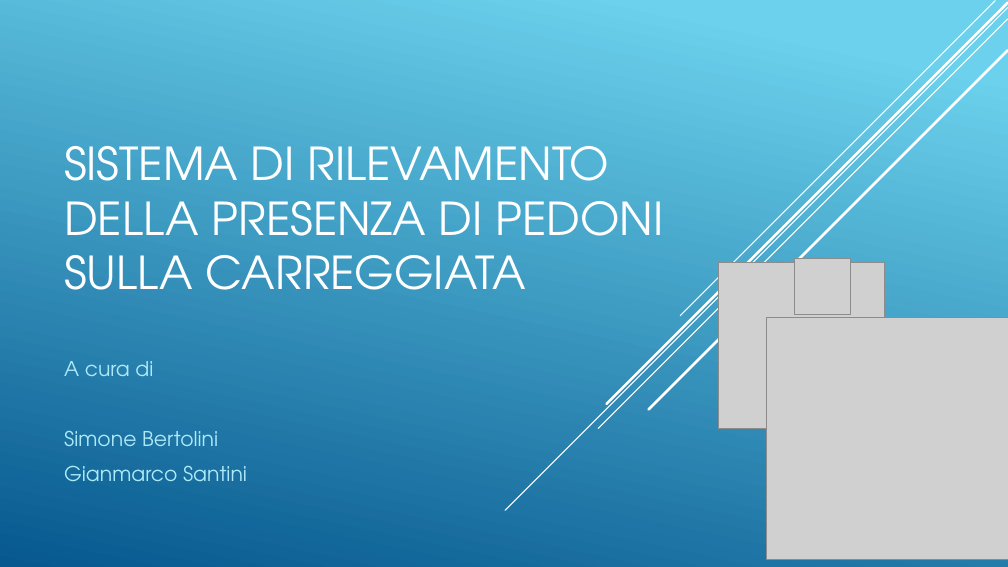
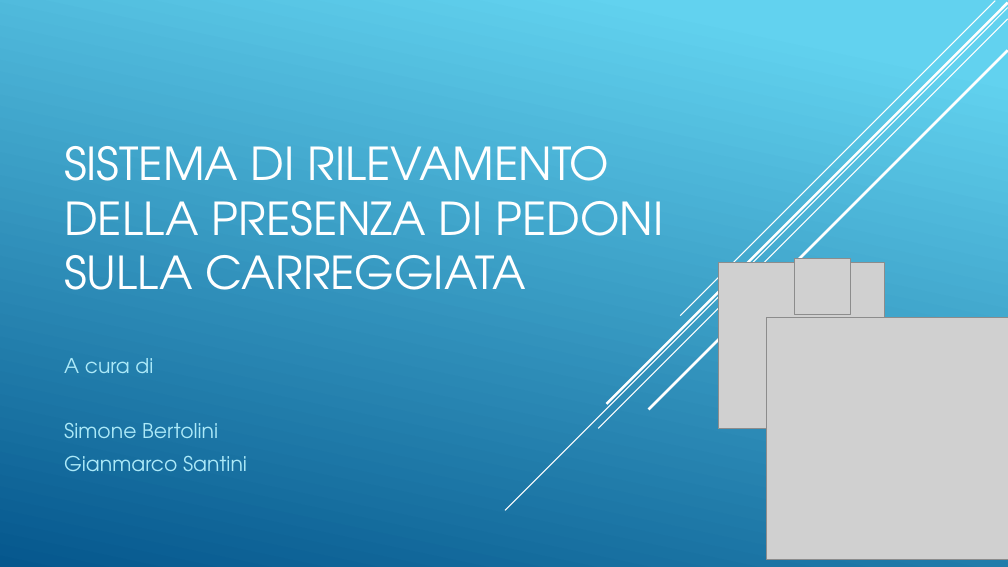
Before and after one commit to Siber93/CarAlertSystem, a slide deck: slide 1 of doc/Vehicles_VS_Humans.pptx. Drawn at 1008x567 pixels with LibreOffice and Linux fonts; fonts in the diff are those of the drawing; grey boxes stand for pictures. Boxes give left, top, right and bottom in pixels: in the first picture for what was removed or moved away, otherwise in the second. Text is boxed around its words. In the diff, an @@ line names an element or a change of style, - is before the commit and + after.

```diff
--- a/doc/Vehicles_VS_Humans.pptx
+++ b/doc/Vehicles_VS_Humans.pptx
@@ background gradient #6ED2EB to #06588E to gradient #62D2EF to #05578D @@
@@ subtitle "A cura di" at bbox=[64, 358, 247, 471]: text colour #ADE9F8 to #ACE9F8; line spacing 1 to 0.9 @@
```
Also in this commit, not shown: 11 other slides changed, 5 slides added, 2 slides removed.
